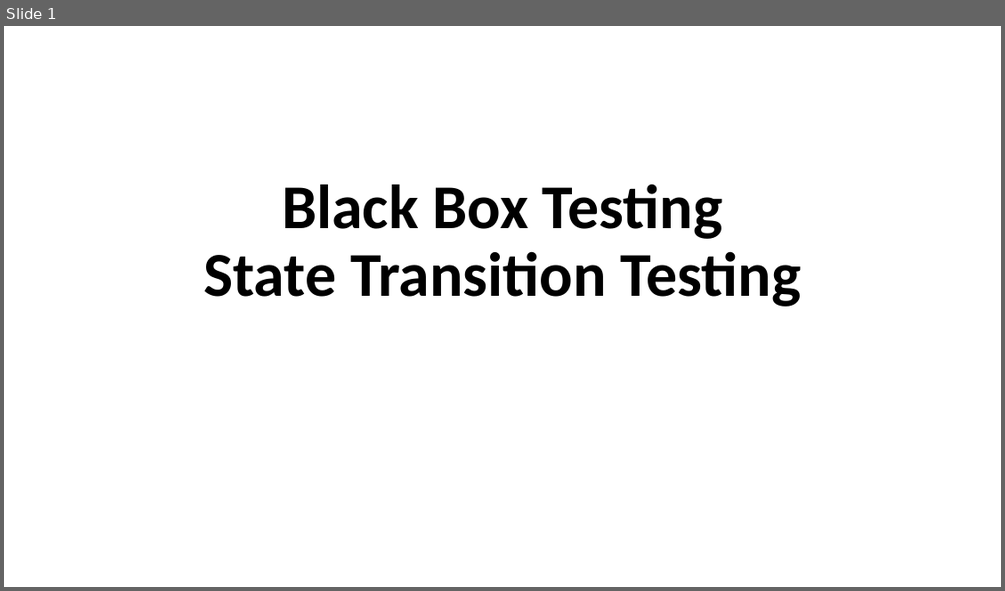
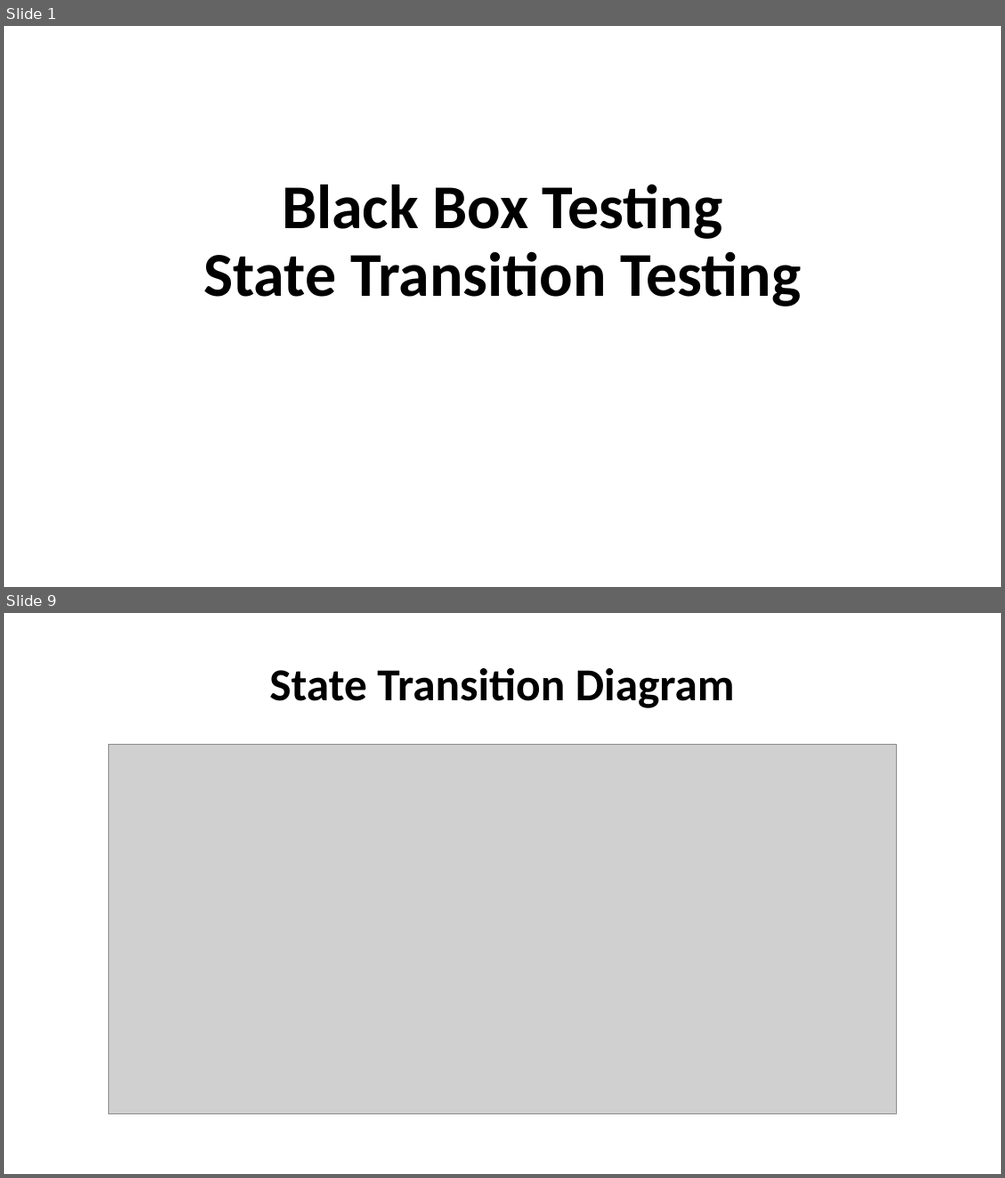
Before and after one commit to nashurgessa/Software-Testing-batch-2022-23, a slide deck: slides/L11 State_transition.pptx. Shown one above the other, each under a label of ours: slide 1 before the commit, slides 1 and 9 after it; the slides between them are not shown. The pictures are 1005x591 and 1005x1178 pixels, drawn with LibreOffice and Linux fonts; fonts in the diff are those of the drawing; grey boxes stand for pictures. Boxes give left, top, right and bottom in pixels: in the first picture for what was removed or moved away, otherwise in the second. Text is boxed around its words. In the diff, an @@ line names an element or a change of style, - is before the commit and + after.

```diff
--- a/slides/L11 State_transition.pptx
+++ b/slides/L11 State_transition.pptx
@@ slide 9 added at (4,613,1001,1174), background #FFFFFF @@
@@ title added at (269,668,735,708), 44 pt, text #000000, bold @@
+State Transition Diagram
@@ picture added at (109,744,897,1114) @@
```
Also in this commit, not shown: 7 slides changed, 2 other slides added, 13 other files.
